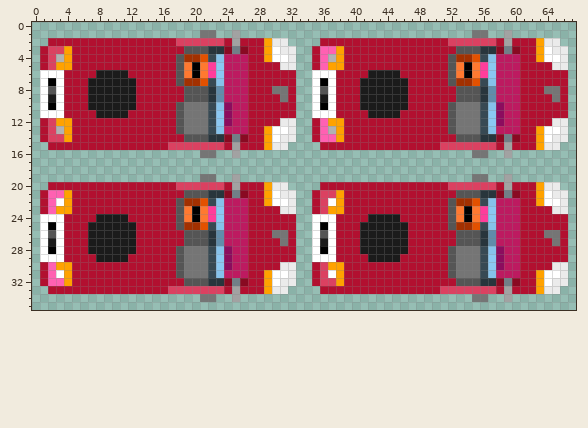
A sprite sheet gets an edit: hamster.png. The picture above is the old version.
The file is 68x36 pixels. Colours within 5 levels of each other are drawn and written as one.
Once edited:
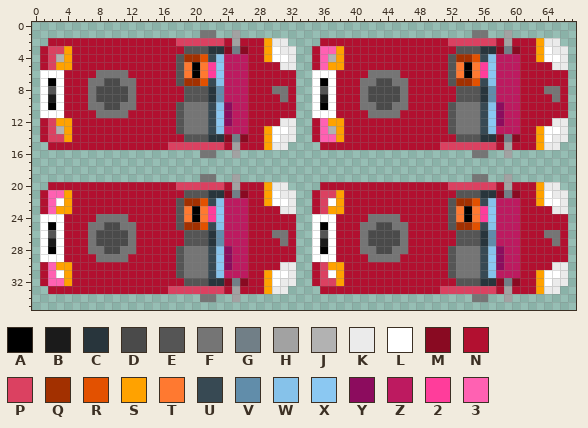
Palette (. is transparent): A #000000  B #1b1b1b  C #28353c  D #4a4a4a  E #555555  F #757575  G #717f87  H #a2a2a2  J #b2b2b2  K #ebebeb  L #ffffff  M #890a22  N #b21030  P #db4161  Q #a23000  R #e35100  S #ffa200  T #ff7930  U #374953  V #618daa  W #86c2ea  X #8bc8f2  Y #8c0c5e  Z #bd1a60  2 #ff3d9b  3 #ff61b2
From old to new:
@@ x 5..48 @@
  5 NNNNNNNNNNNNNETAT2XZZZNNNNKK..N3SSNNNNNNNNNN
- 6 NNNBBBBNNNNNNETAT2XZZZNNNNNN..LLLNNNNBBBBNNN
- 7 NNBBBBBBNNNNNEQQRUWZZZNNNNNN..LALNNNBBBBBBNN
- 8 NNBBBBBBNNNNNNEEECVZZZNNNFFN..LELNNNBBBBBBNN
- 9 NNBBBBBBNNNNNNEEECVZZZNNNNFN..LBLNNNBBBBBBNN
-10 NNBBBBBBNNNNNEFFFUWYZZNNNNNN..LALNNNBBBBBBNN
-11 NNNBBBBNNNNNNEFFFUXYZZNNNNNN..LLLNNNNBBBBNNN
+ 6 NNNFFFFNNNNNNETAT2XZZZNNNNNN..LLLNNNNFFFFNNN
+ 7 NNFFDDFFNNNNNEQQRUWZZZNNNNNN..LALNNNFFDDFFNN
+ 8 NNFDDDDFNNNNNNEEECVZZZNNNFFN..LELNNNFDDDDFNN
+ 9 NNFDDDDFNNNNNNEEECVZZZNNNNFN..LBLNNNFDDDDFNN
+10 NNFFDDFFNNNNNEFFFUWYZZNNNNNN..LALNNNFFDDFFNN
+11 NNNFFFFNNNNNNEFFFUXYZZNNNNNN..LLLNNNNFFFFNNN
 12 NNNNNNNNNNNNNEFFFUXYZZNNNNKK..N3SSNNNNNNNNNN
@@ x 5..48 @@
 23 NNNNNNNNNNNNNETAT2XZZZNNNNKK..NPSSNNNNNNNNNN
-24 NNNBBBBNNNNNNETAT2XZZZNNNNNN..LLLNNNNBBBBNNN
-25 NNBBBBBBNNNNNEQQRUWZZZNNNNNN..LALNNNBBBBBBNN
-26 NNBBBBBBNNNNNNEEECVZZZNNNFFN..LELNNNBBBBBBNN
-27 NNBBBBBBNNNNNNEEECVZZZNNNNFN..LBLNNNBBBBBBNN
-28 NNBBBBBBNNNNNEFFFUWYZZNNNNNN..LALNNNBBBBBBNN
-29 NNNBBBBNNNNNNEFFFUXYZZNNNNNN..LLLNNNNBBBBNNN
+24 NNNFFFFNNNNNNETAT2XZZZNNNNNN..LLLNNNNFFFFNNN
+25 NNFFDDFFNNNNNEQQRUWZZZNNNNNN..LALNNNFFDDFFNN
+26 NNFDDDDFNNNNNNEEECVZZZNNNFFN..LELNNNFDDDDFNN
+27 NNFDDDDFNNNNNNEEECVZZZNNNNFN..LBLNNNFDDDDFNN
+28 NNFFDDFFNNNNNEFFFUWYZZNNNNNN..LALNNNFFDDFFNN
+29 NNNFFFFNNNNNNEFFFUXYZZNNNNNN..LLLNNNNFFFFNNN
 30 NNNNNNNNNNNNNEFFFUXYZZNNNNKK..NPSSNNNNNNNNNN
Pixel boxes of the changes (left, top, right, bottom) in both pictures:
changed: (88, 70, 136, 118)
changed: (360, 70, 408, 118)
changed: (88, 214, 136, 262)
changed: (360, 214, 408, 262)
